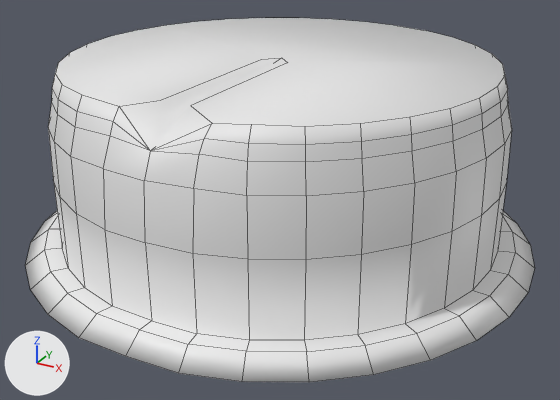
An edit to the Blender file textures/balancelv2.blend, drawn before and after from the same camera.
Rendered twice from a 50 mm camera at (1.229, -2.238, 1.243) aimed at (0.031, -0.06, 0.154). Every picture has the same lights, and +X, +Y and +Z are marked at lower left. Mesh edges are drawn as thin lines. The same objects are shown in both versions, whatever each file hides.

Objects in the first picture: 'OBJ_Dial'.
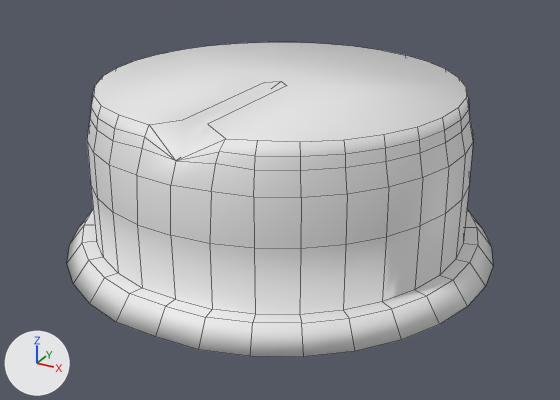
Commit message: yet another rotary dial model update

Location of each change, (x1, y1, x2, y2) in pixels of the pictures (560 x 400 px):
'OBJ_Dial', reshaped (16% narrower, 13% shorter): before (25, 18, 535, 382); after (67, 42, 493, 357)

The change in detail:
me_cylinder is used by ob_obj_dial; location (0.0, 0.0, 0.0).
me_cylinder had 259 vertices, 228 faces and spanned x -0.89..0.89, y -0.88..0.89, z 0.0..0.64.
me_cylinder now has 259 vertices, 228 faces and spans x -0.76..0.76, y -0.75..0.75, z -0.02..0.56.
me_cylinder part 1: 259 of 259 vertices moved; they spanned x -0.89..0.89, y -0.88..0.89, z 0.0..0.64 and now span x -0.76..0.76, y -0.75..0.75, z -0.02..0.56; mean shift (0.0, 0.0, -0.04); largest move (-0.17, -0.88, 0.0) -> (-0.15, -0.74, -0.02).
